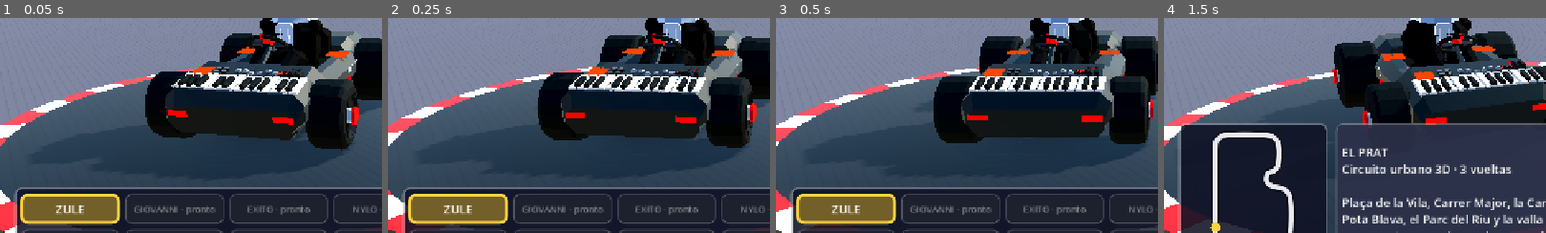
Above: before the commit, frames 1-4 (left to right).
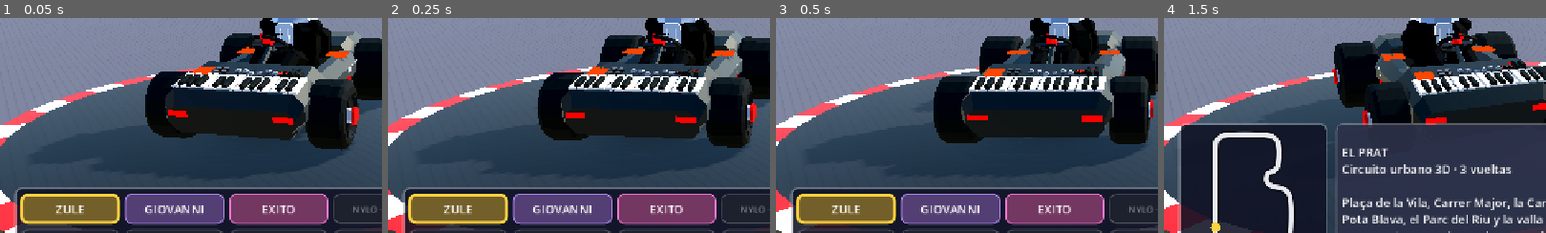
Above: after the commit, the same moments.

Repository: Erre84/Super-Barrio-Kart-3D.
Game: Godot game, scene res://scenes/menu.tscn
The game is run twice, just before and just after one commit, with the same random seed, the same clock (stepped at 60 frames per second) and the same inputs.
Inputs (mouse positions are % of the whole screen's width and height, from its top left):
- Up to frame 1 (0.05 s): no input
- Up to frame 2 (0.25 s): no input
- Up to frame 3 (0.5 s): no input
- Up to frame 4 (1.5 s): tap Enter (ui_accept) at 0.5, 0.77 s; move the mouse to (72, 45) at 0.52 s; hold D (steer_right) 0.53-1.25 s; hold Q (look_back) 0.53-1.25 s; click (72, 45) at 0.67 s; drag from (30, 55) to (45, 70) at 1.27 s
The pictures show only the part of the screen within x 0-50%, y 30-80%; the shares and areas given below are measured in that part.

The runs differ from the first frame. In frame 1, 7.5% of the frame differs, in the area x 32-86%, y 81-97%; in frame 2, 7.5%; in frame 3, 7.5%; in frame 4, nothing differs.

Commit message:
WIP: Giovanni y Exito (modelos por código, en revisión) y piloto/volante ajustables por kart
Pendiente de decidir el nuevo enfoque gráfico de los corredores (más
calidad y parecido).

Co-Authored-By: Claude Opus 5.5 <noreply@anthropic.com>
Claude-Session: https://claude.ai/code/session_01AwUvTHe4hnY794DL9w4K8D

Diff:
--- a/scripts/kart/kart_model.gd
+++ b/scripts/kart/kart_model.gd
@@ -99,10 +99,16 @@
 var _brow_base_y := 0.475
 
 # Geometría del volante (en coordenadas del Body)
-const WHEEL_CENTER := Vector3(0, 0.88, -0.38)
+var WHEEL_CENTER := Vector3(0, 0.88, -0.38)
 const WHEEL_TILT := -58.0
 const WHEEL_R := 0.19
-const DRIVER_ORIGIN := Vector3(0, 0.52, 0.28)
+var DRIVER_ORIGIN := Vector3(0, 0.52, 0.28)
+
+
+## Sube o baja al piloto y el volante juntos (karts con el asiento más alto).
+func _raise_driver(dy: float) -> void:
+	WHEEL_CENTER.y += dy
+	DRIVER_ORIGIN.y += dy
 
 # Estado de animación
 var _t := 0.0
@@ -193,6 +199,23 @@
 	mi.mesh = mesh
 	parent.add_child(mi)
 	return mi
+
+
+## Rótulo 3D pegado a la carrocería (nombres, números).
+func _text(t: String, pos: Vector3, rot_deg: Vector3, px: float, col: Color, size: int = 64,
+		outline: Color = Color(0, 0, 0, 0)) -> Label3D:
+	var l := Label3D.new()
+	l.text = t
+	l.font_size = size
+	l.pixel_size = px
+	l.modulate = col
+	l.outline_size = 0 if outline.a == 0.0 else 10
+	l.outline_modulate = outline
+	l.position = pos
+	l.rotation_degrees = rot_deg
+	l.double_sided = false
+	body_pivot.add_child(l)
+	return l
 
 
 ## Atajo para secciones de loft (ver MeshBuilder.section).
@@ -664,11 +687,13 @@
 			m.box(Vector3(0, -0.001, -0.011), Vector3(0.15, 0.02, 0.02), Color.WHITE)
 			m.sphere(Vector3(0, -0.033, -0.011), Vector3(0.04, 0.012, 0.015), 6, 2, Color("ef6f86"))
 		"shout":
-			# Boca muy abierta: hueco oscuro, dientes arriba y lengua
-			m.sphere(Vector3(0, -0.02, 0.01), Vector3(0.085, 0.075, 0.035), 10, 6, Color("4a1420"))
-			m.box(Vector3(0, 0.04, -0.016), Vector3(0.12, 0.022, 0.02), Color.WHITE)
-			m.sphere(Vector3(0, -0.065, -0.012), Vector3(0.05, 0.022, 0.02), 7, 3, Color("e8697e"))
-			m.sphere(Vector3(0, -0.02, 0.012), Vector3(0.095, 0.085, 0.03), 10, 6, lip.darkened(0.2))
+			# Boca muy abierta (algo más baja que las demás): hueco oscuro, dientes arriba y lengua
+			node.position.y -= 0.035
+			node.position.z += 0.012
+			m.sphere(Vector3(0, -0.01, -0.006), Vector3(0.09, 0.07, 0.04), 10, 6, Color("4a1420"))
+			m.box(Vector3(0, 0.042, -0.036), Vector3(0.13, 0.024, 0.02), Color.WHITE)
+			m.sphere(Vector3(0, -0.05, -0.03), Vector3(0.055, 0.024, 0.02), 7, 3, Color("e8697e"))
+			m.sphere(Vector3(0, -0.01, 0.0), Vector3(0.1, 0.08, 0.04), 10, 6, lip.darkened(0.15))
 		_:
 			m.box(Vector3(0, -0.007, 0), Vector3(0.07, 0.02, 0.025), lip)
 			for s: float in [-1.0, 1.0]:
--- /dev/null
+++ b/scripts/racers/exito.gd
@@ -0,0 +1,178 @@
+extends "res://scripts/kart/kart_model.gd"
+## EXITO · Spray Kart. Referencias: sprites de juego de la v16 (racers-v3) y lámina
+## 03_EXITO_aerosol_referencia.
+##
+## Kart: un aerosol gigante tumbado a lo largo, con la boquilla blanca y morada atrás
+## (por ahí sale su SPRAY CEGADOR), cuerpo con manchas de grafiti amarillas, moradas,
+## rosas y turquesa y el nombre EXITO con corona; bastidor tubular oscuro con barras
+## cromadas, ruedas negras anchas con llanta dorada.
+## Piloto: gorra crema hacia delante, coleta de rizos oscuros, barba poblada, media
+## sonrisa; chaqueta crema con franjas oscuras en hombros y mangas; pantalón cargo
+## oscuro y zapatillas blancas y azul marino.
+
+const CAN := Color("c9a227")
+const CHROME := Color("d7dde4")
+const FRAME := Color("2a2a31")
+const CREAM := Color("e9e1cf")
+const CREAM_LO := Color("cbbfa6")
+const STRIPE := Color("3a3340")
+const SKIN := Color("e3b28a")
+const CURLS := Color("2e2019")
+const PAINT := [Color("ffd23f"), Color("9b3cff"), Color("ff4fa8"), Color("2ec9d6"), Color("ff8a2a"), Color("6a2bd1")]
+
+
+func _setup_style() -> void:
+	style.merge({
+		"body": Color("6a2bd1"), "body_dark": Color("3e1784"), "accent": Color("ffd23f"), "trim": FRAME,
+		"seat": Color("23232a"), "metal": Color("8f96a3"), "chrome": CHROME,
+		"tire": Color("2c2c33"), "tire_tread": Color("1b1b20"),
+		"rim": Color("e0b13a"), "rim_dish": Color("3e1784"), "hub": Color("9b3cff"),
+		"rim_style": "dish", "tire_band": false,
+		"suit": CREAM, "suit_dark": CREAM_LO, "pants": Color("2f2c33"),
+		"sleeve": CREAM, "cuff": STRIPE, "glove": SKIN,
+		"skin": SKIN, "hair": CURLS, "eye": Color("3a2416"),
+		"shoe": Color("f4f4f6"), "shoe_sole": Color("1f2a48"),
+		"scarf_tail": false,
+		"eye_size": 0.85, "eye_lid": 0.3, "brow_tilt": 4.0, "brow_size": Vector3(0.13, 0.036, 0.03), "brow_y": 0.1,
+		"mouth": "smirk", "mouth_excited": "grin",
+		"beard": Color("2e2019"), "beard_style": "full",
+		"blush": false, "eye_shine": false,
+		"number": "",
+	}, true)
+	front_wheel = Vector3(0.8, 0.31, -0.9)
+	front_size = Vector2(0.31, 0.32)
+	rear_wheel = Vector3(0.84, 0.37, 0.88)
+	rear_size = Vector2(0.37, 0.42)
+	exhaust_points = [Vector3(0, 0.55, 1.62), Vector3(0, 0.55, 1.62)]
+	rear_wheel_points = [Vector3(-0.84, 0.02, 0.88), Vector3(0.84, 0.02, 0.88)]
+	_raise_driver(0.36)   # el asiento va encima del bote
+
+
+func _build_chassis() -> void:
+	var mb := MB.new()
+	# --- Bastidor tubular oscuro y barras cromadas ---
+	mb.use("metal")
+	for s: float in [-1.0, 1.0]:
+		mb.tube(Vector3(s * 0.62, 0.3, -1.3), Vector3(s * 0.62, 0.3, 1.25), 0.04, 0.04, 8, FRAME)
+		mb.tube(Vector3(s * 0.62, 0.3, -1.3), Vector3(s * 0.62, 0.62, -0.62), 0.035, 0.035, 8, FRAME)
+		mb.tube(Vector3(s * 0.66, 0.4, 0.2), Vector3(s * 0.66, 0.4, 0.95), 0.03, 0.03, 8, CHROME)
+	mb.tube(Vector3(-0.62, 0.3, -1.3), Vector3(0.62, 0.3, -1.3), 0.04, 0.04, 8, FRAME)
+	mb.tube(Vector3(-0.62, 0.62, -0.62), Vector3(0.62, 0.62, -0.62), 0.035, 0.035, 8, FRAME)
+	# Arco antivuelco tras el asiento
+	mb.tube(Vector3(-0.42, 0.45, 0.62), Vector3(-0.38, 1.0, 0.7), 0.035, 0.035, 8, CHROME)
+	mb.tube(Vector3(0.42, 0.45, 0.62), Vector3(0.38, 1.0, 0.7), 0.035, 0.035, 8, CHROME)
+	mb.tube(Vector3(-0.38, 1.0, 0.7), Vector3(0.38, 1.0, 0.7), 0.035, 0.035, 8, CHROME)
+	mb.use("paint")
+	mb.chamfer_box(Vector3(0, 0.24, 0.0), Vector3(1.1, 0.08, 2.5), 0.03, Color("1d1d22"))
+	# --- El aerosol: cilindro tumbado a lo largo (eje Z), con hombro y boquilla atrás ---
+	mb.push_at(Vector3(0, 0.55, 0.0), Vector3(90, 0, 0))
+	# cuerpo pintado (bandas de colores de grafiti a lo largo)
+	var bands := 8
+	for i in bands:
+		var y0 := lerpf(-1.32, 0.95, float(i) / bands)
+		var y1 := lerpf(-1.32, 0.95, float(i + 1) / bands)
+		mb.cylinder(Vector3(0, y0, 0), 0.38, y1 - y0, 14, PAINT[i % PAINT.size()], null, -1.0, false)
+	mb.pop()
+	# Manchas de pintura salpicadas sobre el bote
+	var rng := RandomNumberGenerator.new()
+	rng.seed = 7
+	for i in 26:
+		var a := rng.randf_range(-PI * 0.95, PI * 0.95)
+		var z := rng.randf_range(-1.25, 0.9)
+		var dir := Vector3(sin(a), cos(a), 0)
+		var c: Color = PAINT[rng.randi_range(0, PAINT.size() - 1)]
+		mb.sphere(Vector3(0, 0.55, z) + dir * 0.37, Vector3(0.07, 0.07, 0.1) * rng.randf_range(0.7, 1.4), 6, 3, c)
+	# Fondo del bote (delante) y hombro + tapa cromada (detrás)
+	mb.use("paint")
+	mb.push_at(Vector3(0, 0.55, -1.32), Vector3(-90, 0, 0))
+	mb.cylinder(Vector3.ZERO, 0.39, 0.05, 14, Color("6a2bd1"), Color("ffd23f"))
+	mb.cylinder(Vector3(0, 0.05, 0), 0.25, 0.012, 12, Color("ff4fa8"), Color("ff4fa8"))
+	mb.pop()
+	mb.use("chrome")
+	mb.push_at(Vector3(0, 0.55, 0.95), Vector3(90, 0, 0))
+	mb.cylinder(Vector3.ZERO, 0.39, 0.2, 14, CHROME, null, 0.24)
+	mb.cylinder(Vector3(0, 0.2, 0), 0.24, 0.22, 12, CHROME.darkened(0.08), null, 0.2)
+	mb.pop()
+	# Boquilla blanca con punta morada
+	mb.use("paint")
+	mb.push_at(Vector3(0, 0.55, 1.37), Vector3(90, 0, 0))
+	mb.cylinder(Vector3.ZERO, 0.12, 0.18, 10, Color("f2f2f2"), Color("f2f2f2"))
+	mb.cylinder(Vector3(0, 0.18, 0), 0.07, 0.05, 10, Color("9b3cff"), Color("2a0d4a"))
+	mb.pop()
+	# --- Asiento negro encajado sobre el bote ---
+	mb.use("cloth")
+	mb.chamfer_box(Vector3(0, 0.84, 0.28), Vector3(0.6, 0.08, 0.5), 0.04, Color("23232a"))
+	mb.push_at(Vector3(0, 1.12, 0.6), Vector3(-14, 0, 0))
+	mb.chamfer_box(Vector3.ZERO, Vector3(0.6, 0.4, 0.1), 0.05, Color("23232a"))
+	mb.pop()
+	mb.use("metal")
+	mb.tube(Vector3(0, 0.88, -0.75), WHEEL_CENTER + Vector3(0, 0.02, 0.04), 0.03, 0.03, 6, FRAME)
+	_mi(mb.commit(), "Chassis", body_pivot)
+	# Nombre con corona en los laterales y en el frontal
+	for s: float in [-1.0, 1.0]:
+		_text("EXITO", Vector3(s * 0.385, 0.6, -0.2), Vector3(0, s * 90.0, 0), 0.0055, Color.WHITE, 72, Color("2a0d4a"))
+		_text("♛", Vector3(s * 0.38, 0.86, -0.42), Vector3(0, s * 90.0, -s * 25.0), 0.004, Color("ffd23f"), 64)
+	_text("EXITO", Vector3(0, 0.55, -1.385), Vector3(0, 180, 0), 0.0042, Color.WHITE, 72, Color("2a0d4a"))
+	_text("♛", Vector3(0, 0.75, -1.37), Vector3(0, 180, 0), 0.004, Color("ffd23f"), 64)
+	# Luces
+	var glow := MB.new()
+	for s: float in [-1.0, 1.0]:
+		glow.box(Vector3(s * 0.5, 0.36, 1.27), Vector3(0.14, 0.06, 0.02), Color("ff2d2d"))
+		glow.box(Vector3(s * 0.45, 0.35, -1.35), Vector3(0.12, 0.06, 0.02), Color("fff3c4"))
+	_mi(glow.commit(MB.glow_material()), "Lights", body_pivot)
+
+
+func _build_shoe(mb: MB, foot: Vector3, s: float) -> void:
+	mb.use("rubber")
+	mb.chamfer_box(foot + Vector3(0, 0.03, -0.06), Vector3(0.18, 0.14, 0.28), 0.05, Color("f4f4f6"))
+	mb.chamfer_box(foot + Vector3(0, -0.04, -0.06), Vector3(0.19, 0.05, 0.3), 0.015, Color("1f2a48"))
+	mb.box(foot + Vector3(s * 0.091, 0.04, -0.06), Vector3(0.01, 0.07, 0.15), Color("1f2a48"))
+
+
+func _build_torso(mb: MB) -> void:
+	# Chaqueta crema con cremallera, cuello alto y franjas oscuras en los hombros
+	_torso_shell(mb, CREAM, 1.06)
+	mb.use("cloth")
+	mb.loft([_hsec(-0.02, 0.54, 0.38, 0.1), _hsec(0.06, 0.55, 0.39, 0.1)], [CREAM_LO], false, false)
+	mb.loft([_hsec(0.5, 0.36, 0.3, 0.1), _hsec(0.62, 0.32, 0.27, 0.09)], [CREAM])
+	mb.box(Vector3(0, 0.3, -0.205), Vector3(0.015, 0.46, 0.012), Color("8a8f9a"))
+	for s: float in [-1.0, 1.0]:
+		mb.slab(Vector3(s * 0.12, 0.53, -0.1), Vector3(s * 0.3, 0.47, 0.0), 0.07, 0.08, 0.03, STRIPE, Vector3(0, 1, 0))
+		mb.slab(Vector3(s * 0.12, 0.53, 0.1), Vector3(s * 0.3, 0.47, 0.02), 0.07, 0.08, 0.03, STRIPE, Vector3(0, 1, 0))
+
+
+func _build_arms() -> void:
+	super._build_arms()
+	# Franja oscura a lo largo de las mangas
+	for side: String in ["l", "r"]:
+		for part: String in ["_upper", "_fore"]:
+			var limb: MeshInstance3D = _arm_parts[side + part]
+			var st := MB.new()
+			st.use("cloth")
+			st.slab(Vector3(0, 0.07, 0), Vector3(0, 0.062, -1.0), 0.045, 0.04, 0.012, STRIPE, Vector3(0, 1, 0))
+			var m := _mi(st.commit_single("cloth"), "SleeveStripe", limb)
+			m.cast_shadow = GeometryInstance3D.SHADOW_CASTING_SETTING_OFF
+
+
+func _build_hair(mb: MB, hc: Vector3) -> void:
+	mb.use("cloth")
+	# Pelo oscuro bajo la gorra y coleta de rizos en la nuca
+	mb.sphere(hc + Vector3(0, -0.02, 0.04), Vector3(0.41, 0.38, 0.39), 12, 4, CURLS, PI * 0.3, PI * 0.62)
+	var rng := RandomNumberGenerator.new()
+	rng.seed = 3
+	var tie := hc + Vector3(0, -0.02, 0.42)
+	mb.sphere(tie, Vector3(0.05, 0.05, 0.04), 6, 3, Color("4a3fa8"))
+	for i in 16:
+		var p := tie + Vector3(rng.randf_range(-0.14, 0.14), rng.randf_range(-0.3, 0.02), rng.randf_range(0.04, 0.16))
+		mb.sphere(p, Vector3.ONE * rng.randf_range(0.055, 0.08), 6, 4, CURLS.lightened(rng.randf_range(0.0, 0.12)))
+	# Gorra crema hacia delante con botón y visera
+	var cap := Color("e6dcc6")
+	mb.sphere(hc + Vector3(0, 0.05, 0.02), Vector3(0.43, 0.45, 0.43), 12, 5, cap, 0.0, PI * 0.46)
+	mb.sphere(hc + Vector3(0, 0.51, 0.02), Vector3(0.045, 0.028, 0.045), 6, 2, Color("8a3a2a"))
+	mb.push_at(hc + Vector3(0, 0.15, -0.4), Vector3(-8, 0, 0))
+	mb.frustum(Vector3.ZERO, Vector2(0.46, 0.06), Vector2(0.5, 0.26), 0.035, cap.darkened(0.05), Vector2(0, -0.12))
+	mb.pop()
+	# Parche oscuro en el frontal de la gorra
+	mb.push_at(hc + Vector3(0, 0.33, -0.36), Vector3(-60, 0, 0))
+	mb.chamfer_box(Vector3.ZERO, Vector3(0.18, 0.1, 0.02), 0.02, Color("2c2a3a"))
+	mb.pop()
--- /dev/null
+++ b/scripts/racers/giovanni.gd
@@ -0,0 +1,231 @@
+extends "res://scripts/kart/kart_model.gd"
+## GIOVANNI · Kart morado y oro con el 24. Referencias: sprites de juego de la v16
+## (racers-v3) y lámina 02_GIOVANNI_lakers_referencia.
+##
+## Kart: kart de carreras clásico con librea morada y amarilla: morro amarillo con
+## franja morada y emblema de balón de baloncesto, pontones morados con el 24 en blanco,
+## zaga morada con placa negra "24" y tira de pilotos rojos, llantas amarillas.
+## Piloto: gorra blanca con visera y botón morados y emblema dorado, polo amarillo con
+## ribetes morados, vaqueros, zapatillas blancas y moradas; grita con la boca abierta y
+## el ceño fruncido (su gesto de la lámina); perilla y barba corta clara, pendiente.
+## (El logotipo del equipo no se reproduce: va un balón y el 24.)
+
+const PURPLE := Color("5a2a9c")
+const PURPLE_HI := Color("7a46c4")
+const PURPLE_LO := Color("3c1a6e")
+const GOLD := Color("f7c325")
+const GOLD_LO := Color("d39b12")
+const SKIN := Color("f2c8a4")
+const BALL := Color("f08a24")
+
+
+func _setup_style() -> void:
+	style.merge({
+		"body": PURPLE, "body_dark": PURPLE_LO, "accent": GOLD, "stripe": GOLD, "trim": Color("1c1530"),
+		"seat": PURPLE_LO, "metal": Color("8f96a3"), "chrome": Color("e3e8ee"),
+		"tire": Color("2c2c33"), "tire_tread": Color("1b1b20"),
+		"rim": GOLD, "rim_dish": PURPLE_LO, "hub": PURPLE,
+		"rim_style": "spokes", "tire_band": false,
+		"suit": GOLD, "suit_dark": GOLD_LO, "pants": Color("2f4f8f"),
+		"sleeve": GOLD, "forearm": SKIN, "cuff": SKIN, "glove": SKIN,
+		"skin": SKIN, "hair": Color("4a3020"), "eye": Color("4a3524"),
+		"shoe": Color("f6f6f8"), "shoe_sole": PURPLE,
+		"scarf_tail": false,
+		"eye_size": 0.9, "eye_lid": 0.12, "brow_tilt": -16.0, "brow_size": Vector3(0.13, 0.034, 0.03), "brow_y": 0.11,
+		"mouth": "shout", "mouth_excited": "shout",
+		"beard": Color("c09070"), "beard_style": "stubble",
+		"earring": Color("eef2ff"),
+		"blush": false, "eye_shine": true,
+		"number": "24",
+	}, true)
+	exhaust_points = [Vector3(-0.42, 0.5, 1.47), Vector3(0.42, 0.5, 1.47)]
+
+
+# =============================================================================
+# Kart
+# =============================================================================
+
+func _build_chassis() -> void:
+	var mb := MB.new()
+	mb.use("paint")
+	var p8 := [PURPLE_HI, PURPLE, PURPLE, PURPLE_LO, Color("241040"), PURPLE_LO, PURPLE, PURPLE_HI]
+	var g8 := [GOLD.lightened(0.15), GOLD, GOLD, GOLD_LO, GOLD_LO.darkened(0.3), GOLD_LO, GOLD, GOLD.lightened(0.15)]
+	# --- Carrocería: morro amarillo que se ensancha hacia la cabina morada ---
+	mb.loft([
+		_sec(-1.46, 0.56, 0.18, 0.34, 0.06),
+		_sec(-1.2, 0.96, 0.3, 0.41, 0.1),
+		_sec(-0.8, 1.06, 0.44, 0.49, 0.13),
+		_sec(-0.52, 1.04, 0.32, 0.43, 0.1),
+	], g8)
+	mb.loft([
+		_sec(-0.52, 1.04, 0.32, 0.43, 0.1),
+		_sec(-0.3, 1.02, 0.22, 0.38, 0.07),
+		_sec(0.3, 1.12, 0.22, 0.38, 0.07),
+		_sec(0.6, 1.18, 0.48, 0.5, 0.12),
+		_sec(1.05, 1.06, 0.52, 0.55, 0.14),
+		_sec(1.36, 0.86, 0.36, 0.55, 0.1),
+	], p8)
+	# Franja morada central sobre el morro
+	mb.loft([
+		_sec(-1.45, 0.16, 0.02, 0.43, 0.0),
+		_sec(-1.18, 0.22, 0.02, 0.565, 0.0),
+		_sec(-0.8, 0.24, 0.02, 0.715, 0.0),
+	], [PURPLE])
+	# --- Pontones laterales morados con remate amarillo ---
+	for s: float in [-1.0, 1.0]:
+		var x := s * 0.7
+		mb.loft([
+			_sec(-0.62, 0.2, 0.18, 0.33, 0.05, x),
+			_sec(-0.46, 0.34, 0.3, 0.37, 0.08, x),
+			_sec(0.55, 0.4, 0.34, 0.4, 0.09, x),
+			_sec(0.82, 0.3, 0.26, 0.4, 0.07, x),
+		], [GOLD, PURPLE, PURPLE, PURPLE_LO, Color("241040"), PURPLE_LO, PURPLE, GOLD])
+		# Placa amarilla del 24 en el lateral
+		mb.push_at(Vector3(s * 0.905, 0.42, 0.12), Vector3(0, 0, 90))
+		mb.cylinder(Vector3(0, -0.01, 0), 0.15, 0.02, 12, Color.WHITE)
+		mb.pop()
+		# Bloques amarillos de la zaga (a los lados de la placa)
+		mb.chamfer_box(Vector3(s * 0.4, 0.58, 1.38), Vector3(0.26, 0.24, 0.06), 0.03, GOLD)
+	# --- Alerón delantero amarillo con extremos morados ---
+	mb.chamfer_box(Vector3(0, 0.26, -1.4), Vector3(1.3, 0.1, 0.26), 0.03, GOLD)
+	for s: float in [-1.0, 1.0]:
+		mb.chamfer_box(Vector3(s * 0.66, 0.31, -1.39), Vector3(0.05, 0.2, 0.3), 0.015, PURPLE)
+	# --- Bandeja y parachoques ---
+	mb.chamfer_box(Vector3(0, 0.2, 0.05), Vector3(1.2, 0.08, 2.4), 0.03, Color("1c1530"))
+	mb.chamfer_box(Vector3(0, 0.36, 1.45), Vector3(1.4, 0.16, 0.12), 0.05, PURPLE_LO)
+	# Placa negra trasera
+	mb.chamfer_box(Vector3(0, 0.6, 1.415), Vector3(0.4, 0.22, 0.03), 0.03, Color("101014"))
+	# --- Asiento morado con respaldo amarillo ---
+	mb.use("cloth")
+	mb.chamfer_box(Vector3(0, 0.47, 0.28), Vector3(0.62, 0.1, 0.52), 0.04, PURPLE_LO)
+	mb.push_at(Vector3(0, 0.78, 0.6), Vector3(-14, 0, 0))
+	mb.chamfer_box(Vector3.ZERO, Vector3(0.66, 0.5, 0.11), 0.05, GOLD)
+	mb.chamfer_box(Vector3(0, 0.0, -0.02), Vector3(0.44, 0.3, 0.11), 0.04, PURPLE)
+	mb.pop()
+	# --- Columna de dirección ---
+	mb.use("metal")
+	mb.tube(Vector3(0, 0.46, -0.85), WHEEL_CENTER + Vector3(0, -0.03, 0.04), 0.03, 0.03, 6, Color("2a2533"))
+	_mi(mb.commit(), "Chassis", body_pivot)
+
+	# --- Emblema: balón de baloncesto sobre fondo morado en el morro ---
+	var em := MB.new()
+	em.use("paint")
+	em.push_at(Vector3(0, 0.665, -0.96), Vector3(-62, 0, 0))
+	em.cylinder(Vector3.ZERO, 0.19, 0.03, 16, PURPLE_HI, PURPLE)
+	em.cylinder(Vector3(0, 0.02, 0), 0.14, 0.03, 16, BALL, BALL.lightened(0.1))
+	em.box(Vector3(0, 0.052, 0), Vector3(0.28, 0.008, 0.016), Color("2a1608"))
+	em.box(Vector3(0, 0.052, 0), Vector3(0.016, 0.008, 0.28), Color("2a1608"))
+	em.pop()
+	# Balones pequeños en los bloques amarillos de la zaga
+	for s: float in [-1.0, 1.0]:
+		em.push_at(Vector3(s * 0.4, 0.58, 1.415), Vector3(90, 0, 0))
+		em.cylinder(Vector3.ZERO, 0.08, 0.02, 12, BALL, BALL)
+		em.box(Vector3(0, 0.021, 0), Vector3(0.15, 0.006, 0.012), Color("2a1608"))
+		em.box(Vector3(0, 0.021, 0), Vector3(0.012, 0.006, 0.15), Color("2a1608"))
+		em.pop()
+	_mi(em.commit(), "Emblems", body_pivot)
+
+	# --- Luces ---
+	var glow := MB.new()
+	for s: float in [-1.0, 1.0]:
+		glow.push_at(Vector3(s * 0.32, 0.5, -1.18), Vector3(-25, s * 12, 0))
+		glow.chamfer_box(Vector3.ZERO, Vector3(0.18, 0.07, 0.03), 0.015, Color("fff6d8"))
+		glow.pop()
+	glow.box(Vector3(0, 0.76, 1.42), Vector3(0.62, 0.06, 0.03), Color("ff2d2d"))
+	_mi(glow.commit(MB.glow_material()), "Lights", body_pivot)
+
+	# --- Números 24 (frontal, laterales y placa trasera) ---
+	var plates := [
+		[Vector3(0, 0.44, -1.29), Vector3(-30, 0, 0), 0.0034, PURPLE_LO, 0],
+		[Vector3(-0.928, 0.42, 0.12), Vector3(0, -90, 0), 0.0034, PURPLE, 0],
+		[Vector3(0.928, 0.42, 0.12), Vector3(0, 90, 0), 0.0034, PURPLE, 0],
+		[Vector3(0, 0.6, 1.432), Vector3.ZERO, 0.0036, Color.WHITE, 0],
+	]
+	for p in plates:
+		var num := Label3D.new()
+		num.text = "24"
+		num.font_size = 72
+		num.pixel_size = p[2]
+		num.modulate = p[3]
+		num.outline_size = 0
+		num.position = p[0]
+		num.rotation_degrees = p[1]
+		num.double_sided = false
+		body_pivot.add_child(num)
+
+
+# =============================================================================
+# Piloto: Giovanni
+# =============================================================================
+
+func _build_shoe(mb: MB, foot: Vector3, s: float) -> void:
+	mb.use("rubber")
+	mb.chamfer_box(foot + Vector3(0, 0.03, -0.06), Vector3(0.18, 0.14, 0.28), 0.05, Color("f6f6f8"))
+	mb.chamfer_box(foot + Vector3(0, -0.04, -0.06), Vector3(0.19, 0.05, 0.3), 0.015, PURPLE)
+	mb.box(foot + Vector3(s * 0.091, 0.04, -0.04), Vector3(0.01, 0.07, 0.14), PURPLE_HI)
+
+
+func _build_torso(mb: MB) -> void:
+	# Polo amarillo con cuello, tapeta y ribetes morados
+	_torso_shell(mb, GOLD)
+	mb.use("cloth")
+	mb.loft([_hsec(-0.02, 0.52, 0.38, 0.1), _hsec(0.04, 0.53, 0.39, 0.1)], [GOLD_LO], false, false)
+	# Cuello de polo
+	mb.loft([_hsec(0.5, 0.38, 0.3, 0.1), _hsec(0.6, 0.32, 0.26, 0.09)], [GOLD.lightened(0.08)])
+	mb.loft([_hsec(0.6, 0.32, 0.26, 0.09), _hsec(0.615, 0.33, 0.27, 0.09)], [PURPLE])
+	for s: float in [-1.0, 1.0]:
+		mb.push_at(Vector3(s * 0.08, 0.53, -0.15), Vector3(25, 0, s * 30))
+		mb.chamfer_box(Vector3.ZERO, Vector3(0.12, 0.02, 0.1), 0.01, GOLD.lightened(0.08))
+		mb.pop()
+	# Tapeta con botones
+	mb.box(Vector3(0, 0.42, -0.2), Vector3(0.06, 0.16, 0.02), GOLD_LO)
+	for y: float in [0.38, 0.45]:
+		mb.box(Vector3(0, y, -0.212), Vector3(0.022, 0.022, 0.01), Color.WHITE)
+	# Emblema morado en el pecho
+	mb.use("paint")
+	mb.push_at(Vector3(0.15, 0.36, -0.205), Vector3(90, 0, 0))
+	mb.cylinder(Vector3.ZERO, 0.05, 0.015, 10, PURPLE, PURPLE_HI)
+	mb.pop()
+
+
+func _build_arms() -> void:
+	super._build_arms()
+	# Ribete morado al final de la manga corta (en el brazo superior, cerca del codo)
+	for side: String in ["l", "r"]:
+		var upper: MeshInstance3D = _arm_parts[side + "_upper"]
+		var band := MB.new()
+		band.use("cloth")
+		band.tube(Vector3(0, 0, -0.55), Vector3(0, 0, -0.75), 0.085, 0.08, 7, PURPLE)
+		var bm := _mi(band.commit_single("cloth"), "SleeveBand", upper)
+		bm.cast_shadow = GeometryInstance3D.SHADOW_CASTING_SETTING_OFF
+
+
+func _build_hair(mb: MB, hc: Vector3) -> void:
+	var hair := _col("hair")
+	mb.use("cloth")
+	# Pelo corto degradado que asoma bajo la gorra (patillas y nuca)
+	mb.sphere(hc + Vector3(0, -0.02, 0.03), Vector3(0.405, 0.375, 0.39), 12, 4, SKIN.lerp(hair, 0.7), PI * 0.32, PI * 0.62)
+	# Gorra blanca hacia delante: corona, ribete morado abajo, botón y visera morada
+	var white := Color("f5f5f8")
+	mb.sphere(hc + Vector3(0, 0.05, 0.02), Vector3(0.43, 0.45, 0.43), 12, 5, white, 0.0, PI * 0.47)
+	mb.sphere(hc + Vector3(0, 0.05, 0.02), Vector3(0.436, 0.456, 0.436), 12, 1, PURPLE, PI * 0.44, PI * 0.47)
+	mb.sphere(hc + Vector3(0, 0.51, 0.01), Vector3(0.045, 0.028, 0.045), 6, 2, PURPLE)
+	# Costuras de los paneles
+	for i in 3:
+		var a := lerpf(-0.6, 0.6, i / 2.0)
+		mb.slab(hc + Vector3(sin(a) * 0.1, 0.5, -cos(a) * 0.06), hc + Vector3(sin(a) * 0.42, 0.2, -cos(a) * 0.36),
+				0.012, 0.012, 0.012, Color("dcdce4"), Vector3(sin(a), 0.6, -cos(a)).normalized())
+	# Visera morada (hacia delante, algo curvada)
+	mb.push_at(hc + Vector3(0, 0.15, -0.4), Vector3(-6, 0, 0))
+	mb.frustum(Vector3.ZERO, Vector2(0.46, 0.06), Vector2(0.5, 0.26), 0.035, PURPLE, Vector2(0, -0.12))
+	mb.pop()
+	# Cierre trasero morado
+	mb.chamfer_box(hc + Vector3(0, 0.08, 0.4), Vector3(0.18, 0.06, 0.04), 0.015, PURPLE)
+	# Emblema dorado en el frontal de la gorra (balón)
+	mb.use("paint")
+	mb.push_at(hc + Vector3(0, 0.33, -0.36), Vector3(-62, 0, 0))
+	mb.cylinder(Vector3.ZERO, 0.1, 0.02, 12, GOLD, GOLD)
+	mb.cylinder(Vector3(0, 0.012, 0), 0.07, 0.02, 12, BALL, BALL)
+	mb.box(Vector3(0, 0.033, 0), Vector3(0.13, 0.005, 0.01), Color("2a1608"))
+	mb.box(Vector3(0, 0.033, 0), Vector3(0.01, 0.005, 0.13), Color("2a1608"))
+	mb.pop()
--- a/scripts/racers/roster.gd
+++ b/scripts/racers/roster.gd
@@ -43,6 +43,8 @@
 const MODELED := {
 	"zule": preload("res://scripts/racers/zule.gd"),
 	"dami": preload("res://scripts/racers/dami.gd"),
+	"giovanni": preload("res://scripts/racers/giovanni.gd"),
+	"exito": preload("res://scripts/racers/exito.gd"),
 }
 
 
Not shown, added: scripts/racers/exito.gd.uid
Not shown, added: scripts/racers/giovanni.gd.uid
